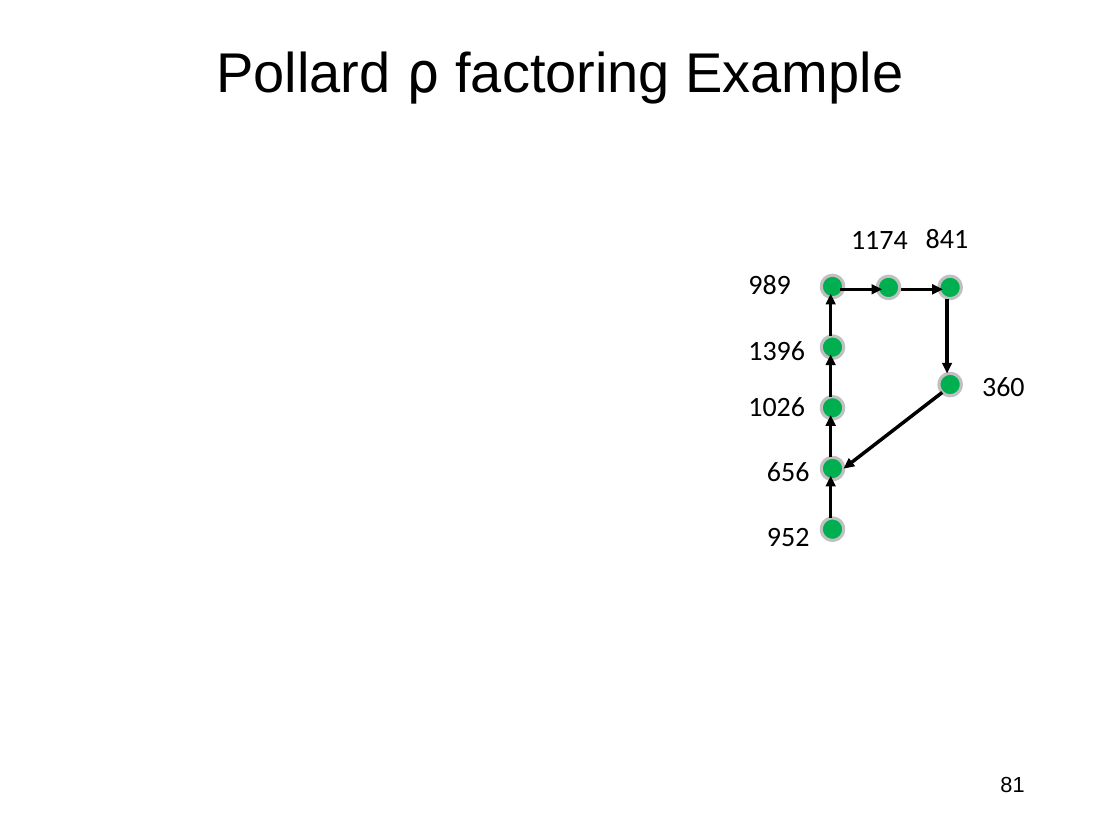
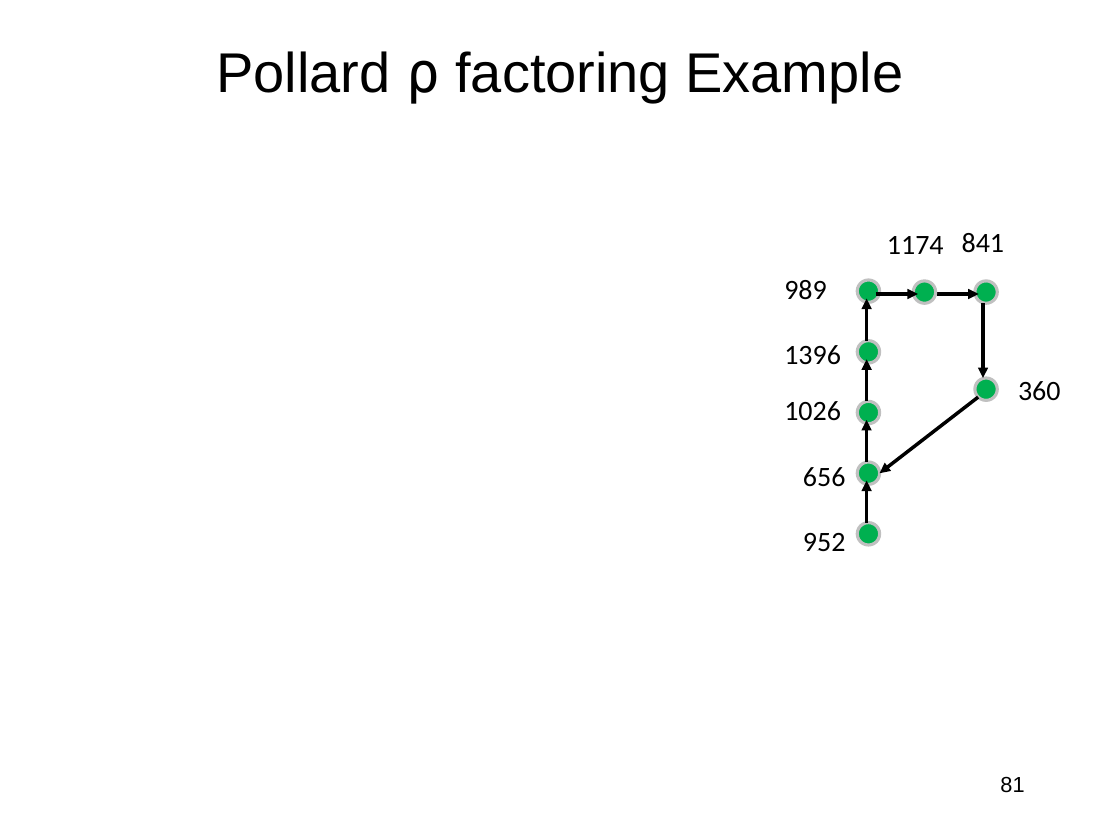
Before and after one commit to jlmucb/class_notes, a slide deck: slide 81 of BerkeleyClass/CS290Spring2013/Lectures/Cryptoclass7.pptx. Drawn at 1120x840 pixels with LibreOffice and Linux fonts; fonts in the diff are those of the drawing; grey boxes stand for pictures. Boxes give left, top, right and bottom in pixels: in the first picture for what was removed or moved away, otherwise in the second. Text is boxed around its words. In the diff, an @@ line names an element or a change of style, - is before the commit and + after.

```diff
--- a/BerkeleyClass/CS290Spring2013/Lectures/Cryptoclass7.pptx
+++ b/BerkeleyClass/CS290Spring2013/Lectures/Cryptoclass7.pptx
@@ 8 texts, 8 ellipses, 8 arrows: place and size @@
-8 texts, 8 ellipses, 8 arrows at [748, 229, 1025, 546]
+8 texts, 8 ellipses, 8 arrows at [784, 233, 1061, 551]
```
Also in this commit, not shown: 5 other slides changed, 11 other files.
